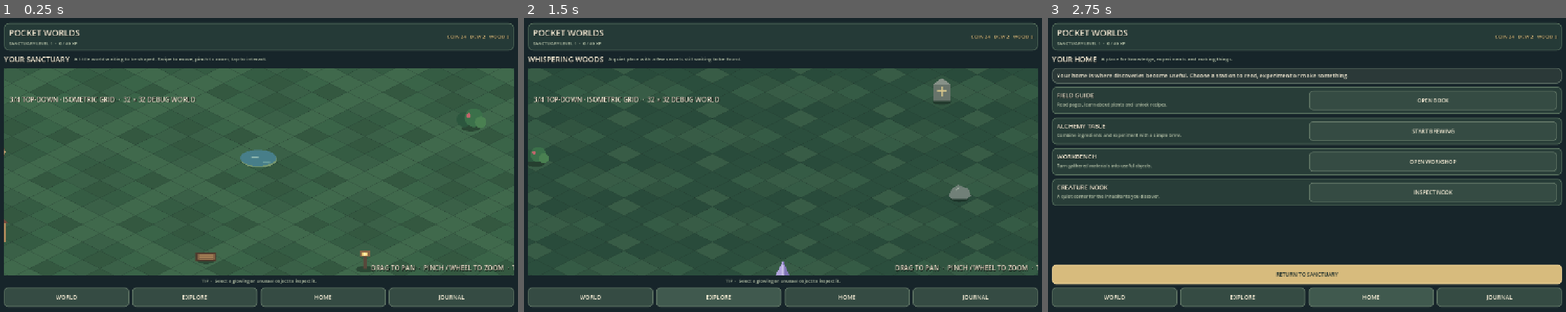
Above: before the commit, frames 1-3 (left to right).
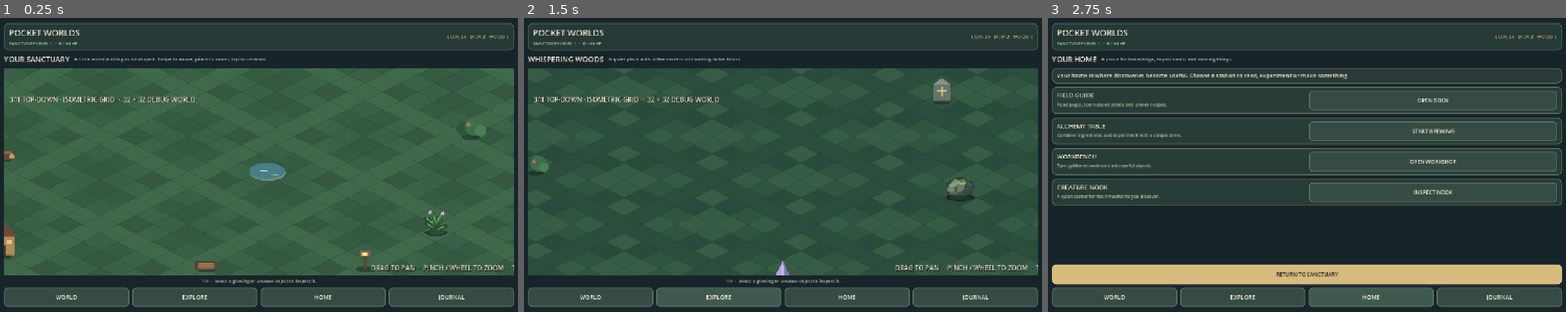
Above: after the commit, the same moments.

Repository: Kryodo/PocketWorlds
Game: Godot game, scene res://scenes/app/main.tscn
The game is run twice, just before and just after one commit, with the same random seed, the same clock (stepped at 60 frames per second) and the same inputs.
Inputs:
- Up to frame 1 (0.25 s): no input
- Up to frame 2 (1.5 s): click "WORLD" at 0.5 s; click "EXPLORE" at 1.25 s
- Up to frame 3 (2.75 s): click "HOME" at 2 s

The runs differ from the first frame. In frame 1, 1.5% of the frame differs, in the area x 0-94%, y 32-87%; in frame 2, 0.4%; in frame 3, nothing differs.

Commit message:
Add first three authored PNG world assets

Diff:
--- /dev/null
+++ b/assets/definitions/moonpetal_plant.tres
@@ -0,0 +1,14 @@
+[gd_resource type="Resource" script_class="PWAssetDefinition" load_steps=2 format=3]
+
+[ext_resource type="Script" path="res://scripts/world/pw_asset_definition.gd" id="1_script"]
+
+[resource]
+script = ExtResource("1_script")
+asset_id = &"moonpetal_plant"
+display_name = "Moonpetal Plant"
+category = &"plant"
+tags = Array[StringName]([&"plant", &"flower", &"moonpetal", &"woodland"])
+texture_path = "res://assets/sprites/moonpetal_plant.png"
+texture_size_px = Vector2i(128, 128)
+ground_anchor_px = Vector2(64, 119)
+footprint_size = Vector2i(1, 1)
--- /dev/null
+++ b/assets/definitions/mossy_rock.tres
@@ -0,0 +1,14 @@
+[gd_resource type="Resource" script_class="PWAssetDefinition" load_steps=2 format=3]
+
+[ext_resource type="Script" path="res://scripts/world/pw_asset_definition.gd" id="1_script"]
+
+[resource]
+script = ExtResource("1_script")
+asset_id = &"mossy_rock"
+display_name = "Mossy Rock"
+category = &"rock"
+tags = Array[StringName]([&"rock", &"stone", &"moss", &"woodland"])
+texture_path = "res://assets/sprites/mossy_rock.png"
+texture_size_px = Vector2i(128, 128)
+ground_anchor_px = Vector2(64, 116)
+footprint_size = Vector2i(1, 1)
--- /dev/null
+++ b/assets/definitions/old_oak.tres
@@ -0,0 +1,14 @@
+[gd_resource type="Resource" script_class="PWAssetDefinition" load_steps=2 format=3]
+
+[ext_resource type="Script" path="res://scripts/world/pw_asset_definition.gd" id="1_script"]
+
+[resource]
+script = ExtResource("1_script")
+asset_id = &"old_oak"
+display_name = "Old Oak"
+category = &"tree"
+tags = Array[StringName]([&"tree", &"deciduous", &"sanctuary"])
+texture_path = "res://assets/sprites/old_oak.png"
+texture_size_px = Vector2i(128, 128)
+ground_anchor_px = Vector2(64, 122)
+footprint_size = Vector2i(2, 2)
--- /dev/null
+++ b/assets/source_art/moonpetal_plant/document.json
@@ -0,0 +1,30 @@
+{
+  "version": 1,
+  "asset_id": "moonpetal_plant",
+  "size": [
+    128,
+    128
+  ],
+  "ground_anchor_px": [
+    64,
+    119
+  ],
+  "footprint_size": [
+    1,
+    1
+  ],
+  "layers": [
+    {
+      "name": "Shadow",
+      "file": "layer_00.png"
+    },
+    {
+      "name": "Main",
+      "file": "layer_01.png"
+    },
+    {
+      "name": "Highlights",
+      "file": "layer_02.png"
+    }
+  ]
+}
--- /dev/null
+++ b/assets/source_art/mossy_rock/document.json
@@ -0,0 +1,30 @@
+{
+  "version": 1,
+  "asset_id": "mossy_rock",
+  "size": [
+    128,
+    128
+  ],
+  "ground_anchor_px": [
+    64,
+    116
+  ],
+  "footprint_size": [
+    1,
+    1
+  ],
+  "layers": [
+    {
+      "name": "Shadow",
+      "file": "layer_00.png"
+    },
+    {
+      "name": "Main",
+      "file": "layer_01.png"
+    },
+    {
+      "name": "Highlights",
+      "file": "layer_02.png"
+    }
+  ]
+}
--- /dev/null
+++ b/assets/source_art/old_oak/document.json
@@ -0,0 +1,30 @@
+{
+  "version": 1,
+  "asset_id": "old_oak",
+  "size": [
+    128,
+    128
+  ],
+  "ground_anchor_px": [
+    64,
+    122
+  ],
+  "footprint_size": [
+    2,
+    2
+  ],
+  "layers": [
+    {
+      "name": "Shadow",
+      "file": "layer_00.png"
+    },
+    {
+      "name": "Main",
+      "file": "layer_01.png"
+    },
+    {
+      "name": "Highlights",
+      "file": "layer_02.png"
+    }
+  ]
+}
--- /dev/null
+++ b/scenes/tests/asset_collection_regression.tscn
@@ -0,0 +1,6 @@
+[gd_scene load_steps=2 format=3]
+
+[ext_resource type="Script" path="res://scripts/tests/asset_collection_regression.gd" id="1_test"]
+
+[node name="AssetCollectionRegression" type="Node"]
+script = ExtResource("1_test")
--- a/scripts/app/main.gd
+++ b/scripts/app/main.gd
@@ -462,6 +462,8 @@
 		"old_oak":
 			var listened := GameState.has_flag("old_oak_inspected")
 			return {"title": "Old Oak", "description": "A sturdy old tree. Tiny motes drift around its roots." if not listened else "The old tree hums softly in the breeze.", "action": "LISTEN" if not listened else "ALREADY LISTENED", "disabled": listened}
+		"moonpetal_plant":
+			return {"title": "Moonpetal Plant", "description": "A small woodland plant with pale violet blossoms. Its leaves catch the light.", "action": "INSPECT"}
 		"berry_bush":
 			var picked := GameState.has_flag("berries_harvested")
 			return {"title": "Berry Bush", "description": "A few ripe berries are ready to collect." if not picked else "The bush needs a little time before it bears fruit again.", "action": "HARVEST BERRIES" if not picked else "ALREADY HARVESTED", "disabled": picked}
@@ -509,6 +511,8 @@
 				GameState.unlock_discovery("old_oak_motes", "Motes Beneath the Oak", "Tiny lights gather around the roots of the Old Oak.")
 				GameState.add_experience(3)
 				_show_toast("You pause and listen to the old tree.")
+		"moonpetal_plant":
+			_show_toast("The tiny blossoms sway softly.")
 		"berry_bush":
 			if not GameState.has_flag("berries_harvested"):
 				GameState.set_flag("berries_harvested", true)
--- /dev/null
+++ b/scripts/tests/asset_collection_regression.gd
@@ -0,0 +1,62 @@
+extends Node
+
+const ASSET_IDS := ["old_oak", "moonpetal_plant", "mossy_rock"]
+
+func _ready() -> void:
+	for asset_id in ASSET_IDS:
+		_test_asset(asset_id)
+	print("ASSET COLLECTION REGRESSION PASS")
+	get_tree().quit()
+
+func _test_asset(asset_id: String) -> void:
+	var definition_path := "res://assets/definitions/%s.tres" % asset_id
+	assert(ResourceLoader.exists(definition_path), "Missing asset definition: %s" % definition_path)
+	var definition := load(definition_path) as PWAssetDefinition
+	assert(definition != null, "Could not load PWAssetDefinition: %s" % asset_id)
+	assert(String(definition.asset_id) == asset_id, "Definition ID mismatch: %s" % asset_id)
+	assert(definition.texture_size_px == Vector2i(128, 128), "Unexpected texture dimensions: %s" % asset_id)
+	assert(definition.ground_anchor_px.x >= 0.0 and definition.ground_anchor_px.x < 128.0, "Ground anchor X is outside texture: %s" % asset_id)
+	assert(definition.ground_anchor_px.y >= 0.0 and definition.ground_anchor_px.y < 128.0, "Ground anchor Y is outside texture: %s" % asset_id)
+	assert(definition.get_footprint_cells(Vector2i.ZERO).size() == definition.footprint_size.x * definition.footprint_size.y, "Footprint metadata mismatch: %s" % asset_id)
+
+	var texture := definition.load_texture()
+	assert(texture != null, "Runtime texture could not be loaded: %s" % asset_id)
+	assert(texture.get_width() == 128 and texture.get_height() == 128, "Runtime texture size mismatch: %s" % asset_id)
+	var image := texture.get_image()
+	assert(image != null and not image.is_empty(), "Runtime texture image is empty: %s" % asset_id)
+	var transparent_pixels := 0
+	var visible_pixels := 0
+	for y in range(image.get_height()):
+		for x in range(image.get_width()):
+			var alpha := image.get_pixel(x, y).a
+			if alpha < 0.01:
+				transparent_pixels += 1
+			elif alpha > 0.9:
+				visible_pixels += 1
+	assert(transparent_pixels > 0, "Sprite must retain transparent background: %s" % asset_id)
+	assert(visible_pixels > 0, "Sprite contains no visible pixels: %s" % asset_id)
+
+	var source_root := "res://assets/source_art/%s" % asset_id
+	var document_path := source_root + "/document.json"
+	assert(FileAccess.file_exists(document_path), "Missing editable source document: %s" % asset_id)
+	var source_file := FileAccess.open(document_path, FileAccess.READ)
+	assert(source_file != null, "Could not open source document: %s" % asset_id)
+	var parsed: Variant = JSON.parse_string(source_file.get_as_text())
+	source_file.close()
+	assert(parsed is Dictionary, "Source document is invalid: %s" % asset_id)
+	var document: Dictionary = parsed
+	assert(document.get("asset_id", "") == asset_id, "Source document ID mismatch: %s" % asset_id)
+	var layers: Array = document.get("layers", [])
+	assert(layers.size() == 3, "Each starter asset should have three editable layers: %s" % asset_id)
+	for layer_value in layers:
+		assert(layer_value is Dictionary, "Invalid layer entry: %s" % asset_id)
+		var layer_entry: Dictionary = layer_value
+		var layer_path := source_root + "/layers/" + String(layer_entry.get("file", ""))
+		assert(FileAccess.file_exists(layer_path), "Missing source layer PNG: %s" % layer_path)
+
+	var entity := WorldEntity.new()
+	entity.configure(definition, StringName(asset_id), Vector2i(3, 4), Vector2(90.0, 100.0))
+	entity.set_ground_position(Vector2(120.0, 240.0))
+	assert(entity.position.is_equal_approx(Vector2(120.0, 240.0)), "WorldEntity ground anchor position mismatch: %s" % asset_id)
+	assert(entity.get_child_count() == 1 and entity.get_child(0) is Sprite2D, "WorldEntity did not create an asset-backed Sprite2D: %s" % asset_id)
+	entity.free()
--- a/scripts/world/world_board.gd
+++ b/scripts/world/world_board.gd
@@ -10,8 +10,9 @@
 
 const WORLD_OBJECTS := {
 	"sanctuary": [
-		{"id": "old_oak", "name": "Old Oak", "x": 8, "y": 7, "kind": "tree", "footprint_size": Vector2i(2, 2), "selection_size": Vector2(112, 132), "visual_scale": 1.45},
+		{"id": "old_oak", "name": "Old Oak", "x": 8, "y": 7, "asset_id": "old_oak", "kind": "tree", "footprint_size": Vector2i(2, 2), "selection_size": Vector2(112, 132), "visual_scale": 1.45},
 		{"id": "berry_bush", "name": "Berry Bush", "x": 19, "y": 7, "kind": "bush", "footprint_size": Vector2i(2, 2), "selection_size": Vector2(82, 62), "visual_scale": 1.2},
+		{"id": "moonpetal_plant", "name": "Moonpetal Plant", "x": 24, "y": 14, "asset_id": "moonpetal_plant", "kind": "plant", "footprint_size": Vector2i(1, 1), "selection_size": Vector2(72, 78)},
 		{"id": "pond", "name": "Quiet Pond", "x": 15, "y": 15, "kind": "pond", "footprint_size": Vector2i(3, 2), "selection_size": Vector2(128, 74)},
 		{"id": "fallen_log", "name": "Fallen Log", "x": 7, "y": 22, "kind": "log", "footprint_size": Vector2i(2, 1), "selection_size": Vector2(82, 42)},
 		{"id": "garden_bed", "name": "Garden Bed", "x": 19, "y": 22, "kind": "garden", "footprint_size": Vector2i(2, 2), "selection_size": Vector2(76, 54)},
@@ -22,7 +23,7 @@
 		{"id": "ancient_marker", "name": "Ancient Marker", "x": 16, "y": 7, "kind": "marker", "footprint_size": Vector2i(1, 1), "selection_size": Vector2(76, 90)},
 		{"id": "moonseed_patch", "name": "Moonpetal Patch", "x": 8, "y": 22, "kind": "flowers", "footprint_size": Vector2i(2, 2), "selection_size": Vector2(94, 66)},
 		{"id": "crystal_cache", "name": "Crystal Cache", "x": 22, "y": 22, "kind": "crystal", "footprint_size": Vector2i(1, 1), "selection_size": Vector2(70, 86)},
-		{"id": "mossy_stone", "name": "Mossy Stone", "x": 22, "y": 12, "kind": "stone", "footprint_size": Vector2i(1, 1), "selection_size": Vector2(78, 64)}
+		{"id": "mossy_stone", "name": "Mossy Stone", "x": 22, "y": 12, "asset_id": "mossy_rock", "kind": "stone", "footprint_size": Vector2i(1, 1), "selection_size": Vector2(78, 64)}
 	]
 }
 
@@ -36,7 +37,7 @@
 var _objects_root: Node2D
 var _input_overlay: Control
 var _projection_label: Label
-var _entity_nodes: Array[WorldDebugObject] = []
+var _entity_nodes: Array[Node2D] = []
 var _selected_cell: Vector2i = Vector2i(-1, -1)
 var _touch_points: Dictionary = {}
 var _mouse_down: bool = false
@@ -145,20 +146,55 @@
 		var item: Dictionary = data
 		if String(item.get("id", "")) == "lantern_slot" and GameState.has_flag("lantern_placed"):
 			item["kind"] = "lantern"
-		var entity := WorldDebugObject.new()
-		entity.name = String(item.get("id", "WorldObject"))
-		entity.configure(item)
+
+		var object_id := String(item.get("id", "WorldObject"))
 		var cell := Vector2i(int(item.get("x", 0)), int(item.get("y", 0)))
+		var definition: PWAssetDefinition = null
+		var asset_id := String(item.get("asset_id", ""))
+		if not asset_id.is_empty():
+			var definition_path := "res://assets/definitions/%s.tres" % asset_id
+			if ResourceLoader.exists(definition_path):
+				definition = load(definition_path) as PWAssetDefinition
+
 		var footprint_size: Vector2i = item.get("footprint_size", Vector2i.ONE)
+		if definition != null:
+			footprint_size = definition.footprint_size
 		var footprint_offsets: Array[Vector2i] = []
-		for footprint_y in range(maxi(1, footprint_size.y)):
-			for footprint_x in range(maxi(1, footprint_size.x)):
-				footprint_offsets.append(Vector2i(footprint_x, footprint_y))
-		if not _grid_data.occupy(StringName(entity.object_id), cell, footprint_offsets):
-			push_warning("World object footprint could not be occupied: %s" % entity.object_id)
-		entity.position = _projection.cell_center(cell)
-		_objects_root.add_child(entity)
-		_entity_nodes.append(entity)
+		if definition != null and not definition.footprint_offsets.is_empty():
+			for offset in definition.footprint_offsets:
+				footprint_offsets.append(offset)
+		else:
+			for footprint_y in range(maxi(1, footprint_size.y)):
+				for footprint_x in range(maxi(1, footprint_size.x)):
+					footprint_offsets.append(Vector2i(footprint_x, footprint_y))
+		if not _grid_data.occupy(StringName(object_id), cell, footprint_offsets):
+			push_warning("World object footprint could not be occupied: %s" % object_id)
+
+		var ground_position := _get_footprint_ground_position(cell, footprint_size)
+		var selection_size: Vector2 = item.get("selection_size", Vector2(80.0, 90.0))
+		if definition != null:
+			var entity := WorldEntity.new()
+			entity.name = object_id
+			entity.configure(definition, StringName(object_id), cell, selection_size)
+			entity.set_ground_position(ground_position)
+			_objects_root.add_child(entity)
+			_entity_nodes.append(entity)
+		else:
+			var debug_entity := WorldDebugObject.new()
+			debug_entity.name = object_id
+			debug_entity.configure(item)
+			debug_entity.position = ground_position
+			_objects_root.add_child(debug_entity)
+			_entity_nodes.append(debug_entity)
+
+func _get_footprint_ground_position(cell: Vector2i, footprint_size: Vector2i) -> Vector2:
+	var width := float(maxi(1, footprint_size.x))
+	var height := float(maxi(1, footprint_size.y))
+	return (
+		_projection.grid_to_world(cell)
+		+ _projection.get_axis_a() * width * 0.5
+		+ _projection.get_axis_b() * height * 0.5
+	)
 
 func _center_camera() -> void:
 	if _camera == null:
@@ -174,31 +210,51 @@
 	var world_position := _screen_to_world(screen_position)
 	for index in range(_entity_nodes.size() - 1, -1, -1):
 		var entity := _entity_nodes[index]
-		if not entity.interactable:
-			continue
-		if entity.get_selection_rect().has_point(entity.to_local(world_position)):
-			_select_entity(entity)
-			return
+		if entity is WorldEntity:
+			var asset_entity := entity as WorldEntity
+			if not asset_entity.interactable:
+				continue
+			if asset_entity.get_selection_rect().has_point(asset_entity.to_local(world_position)):
+				_select_entity(asset_entity)
+				return
+		elif entity is WorldDebugObject:
+			var debug_entity := entity as WorldDebugObject
+			if not debug_entity.interactable:
+				continue
+			if debug_entity.get_selection_rect().has_point(debug_entity.to_local(world_position)):
+				_select_entity(debug_entity)
+				return
 
 	var cell := _projection.world_to_grid(world_position)
 	if not _grid_data.is_cell_inside(cell):
 		return
 	_selected_cell = cell
 	for entity in _entity_nodes:
-		entity.selected = false
+		if entity is WorldEntity:
+			(entity as WorldEntity).selected = false
+		elif entity is WorldDebugObject:
+			(entity as WorldDebugObject).selected = false
 		entity.queue_redraw()
 	_ground.selected_cell = cell
 	_ground.queue_redraw()
 	empty_tile_selected.emit(cell)
 
-func _select_entity(entity: WorldDebugObject) -> void:
+func _select_entity(entity: Node2D) -> void:
 	for item in _entity_nodes:
-		item.selected = item == entity
+		if item is WorldEntity:
+			(item as WorldEntity).selected = item == entity
+		elif item is WorldDebugObject:
+			(item as WorldDebugObject).selected = item == entity
 		item.queue_redraw()
 	_selected_cell = Vector2i(-1, -1)
 	_ground.selected_cell = _selected_cell
 	_ground.queue_redraw()
-	object_selected.emit(entity.object_id)
+	var object_id := ""
+	if entity is WorldEntity:
+		object_id = (entity as WorldEntity).object_id
+	elif entity is WorldDebugObject:
+		object_id = (entity as WorldDebugObject).object_id
+	object_selected.emit(object_id)
 
 func _on_game_state_changed() -> void:
 	if world_id == "sanctuary":
--- a/scripts/world/world_entity.gd
+++ b/scripts/world/world_entity.gd
@@ -3,22 +3,49 @@
 
 var definition: PWAssetDefinition
 var instance_id: StringName = &""
+var object_id: String = ""
+var display_name: String = ""
 var grid_anchor: Vector2i = Vector2i.ZERO
+var selection_size: Vector2 = Vector2(100.0, 100.0)
+var selected: bool = false
+var interactable: bool = true
 
 var _sprite: Sprite2D
 var _animated_sprite: AnimatedSprite2D
 
-func configure(next_definition: PWAssetDefinition, next_instance_id: StringName, next_grid_anchor: Vector2i) -> void:
+func configure(
+	next_definition: PWAssetDefinition,
+	next_instance_id: StringName,
+	next_grid_anchor: Vector2i,
+	next_selection_size: Vector2 = Vector2(100.0, 100.0)
+) -> void:
 	definition = next_definition
 	instance_id = next_instance_id
+	object_id = String(next_instance_id)
 	grid_anchor = next_grid_anchor
+	selection_size = next_selection_size
+	display_name = definition.display_name if definition != null else object_id
 	_rebuild_visual()
 
-# Keep this Node2D's origin on the object's ground contact point.
-# Its parent sorts this origin by Y; the sprite itself is offset above it.
+# The Node2D origin is the bottom-center ground contact point used by the parent's Y-sort.
+# The sprite is offset upward from this point using the artwork's pixel anchor.
 func set_ground_position(world_position: Vector2) -> void:
 	var depth_adjustment := definition.sort_y_offset if definition != null else 0.0
 	position = world_position + Vector2(0.0, depth_adjustment)
+
+func get_selection_rect() -> Rect2:
+	return Rect2(Vector2(-selection_size.x * 0.5, -selection_size.y), selection_size)
+
+func _draw() -> void:
+	if not selected:
+		return
+	var radius_x := maxf(23.0, selection_size.x * 0.28)
+	var radius_y := maxf(8.0, selection_size.y * 0.075)
+	var points := PackedVector2Array()
+	for index in range(33):
+		var angle := TAU * float(index) / 32.0
+		points.append(Vector2(cos(angle) * radius_x, sin(angle) * radius_y + 2.0))
+	draw_polyline(points, Color("f2d58a"), 2.0, true)
 
 func _rebuild_visual() -> void:
 	for child in get_children():
Binary file added: assets/source_art/moonpetal_plant/layers/layer_00.png
Binary file added: assets/source_art/moonpetal_plant/layers/layer_01.png
Binary file added: assets/source_art/moonpetal_plant/layers/layer_02.png
Binary file added: assets/source_art/mossy_rock/layers/layer_00.png
Binary file added: assets/source_art/mossy_rock/layers/layer_01.png
Binary file added: assets/source_art/mossy_rock/layers/layer_02.png
Binary file added: assets/source_art/old_oak/layers/layer_00.png
Binary file added: assets/source_art/old_oak/layers/layer_01.png
Binary file added: assets/source_art/old_oak/layers/layer_02.png
Binary file added: assets/sprites/moonpetal_plant.png
Binary file added: assets/sprites/mossy_rock.png
Binary file added: assets/sprites/old_oak.png
(and 1 more such lines)
